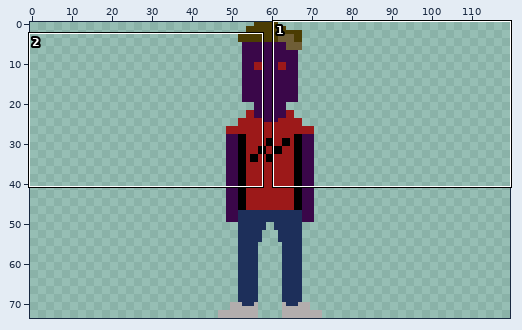
Two states of a sprite sheet, graphics/demon.png. Above, an overview of the earlier version with the close-up marked.
Close-up. Before:
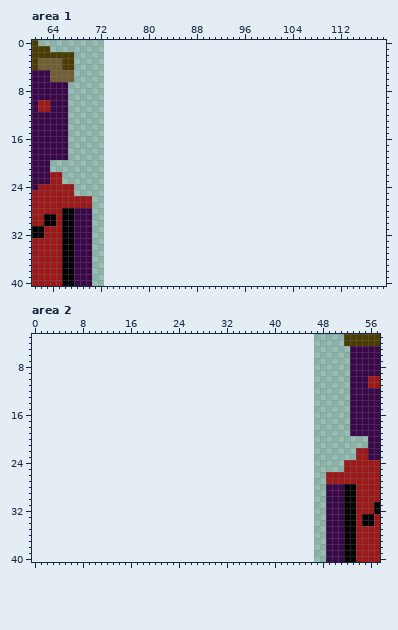
The file is 26x74 pixels. Shown: area 1: x 61..119, y 0..40; area 2: x 0..57, y 3..40. The old version is drawn lined up with the new one, on the new canvas.
New version:
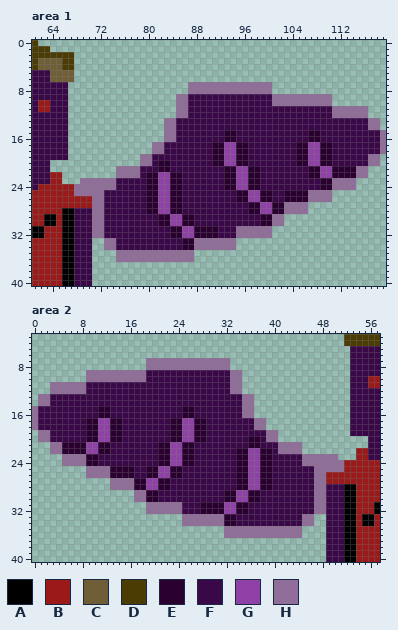
Palette (. is transparent): A #000000  B #9c1919  C #6f5e36  D #4b3c03  E #2a0031  F #3a0749  G #9041a7  H #916d9a
From old to new:
canvas 26x74 -> 120x74, the old top-left corner now at 47,0
--- area 1
@@ x 61..119 @@
  6 FFFCCCC....................................................
- 7 FFFFFF.....................................................
- 8 FFFFFF.....................................................
- 9 FFFFFF.....................................................
-10 FBBFFF.....................................................
-11 FBBFFF.....................................................
-12 FFFFFF.....................................................
-13 FFFFFF.....................................................
-14 FFFFFF.....................................................
-15 FFFFFF.....................................................
-16 FFFFFF.....................................................
-17 FFFFFF.....................................................
-18 FFFFFF.....................................................
-19 FFFFFF.....................................................
-20 FFF........................................................
-21 FFF........................................................
-22 FFFBB......................................................
-23 FFFBB......................................................
-24 FBBBBBB....................................................
-25 BBBBBBB....................................................
-26 BBBBBBBBBB.................................................
-27 BBBBBBBBBB.................................................
-28 BBBBBAAFFF.................................................
-29 BBAABAAFFF.................................................
-30 BBAABAAFFF.................................................
-31 AABBBAAFFF.................................................
-32 AABBBAAFFF.................................................
-33 BBBBBAAFFF.................................................
-34 BBBBBAAFFF.................................................
-35 BBBBBAAFFF.................................................
-36 BBBBBAAFFF.................................................
+ 7 FFFFFF....................HHHHHHHHHHHHHH...................
+ 8 FFFFFF....................HHHHHHHHHHHHHH...................
+ 9 FFFFFF..................HHFFFFFFFFFFFFFFHHHHHHHHHH.........
+10 FBBFFF..................HHFFFFFFFFFFFFFFHHHHHHHHHH.........
+11 FBBFFF..................HHFFFFFFFFFFFFFFFFFFFFFFFFHHHHHH...
+12 FFFFFF..................HHFFFFFFFFFFFFFFFFFFFFFFFFHHHHHH...
+13 FFFFFF................HHFFFFFFFFFFFFFFFFFFFFFFFFFFFFFFFFHH.
+14 FFFFFF................HHFFFFFFFFFFFFFFFFFFFFFFFFFFFFFFFFHH.
+15 FFFFFF................HHFFFFFFFFEEFFFFFFFFFFFFEEFFFFFFFFFFH
+16 FFFFFF................HHFFFFFFFFEEFFFFFFFFFFFFEEFFFFFFFFFFH
+17 FFFFFF..............HHFFFFFFFFEEGGEEFFFFFFFFEEGGEEFFFFFFFFH
+18 FFFFFF..............HHFFFFFFFFEEGGEEFFFFFFFFEEGGEEFFFFFFFFH
+19 FFFFFF............HHFFFFFFFFFFEEGGEEFFFFFFFFEEGGEEFFFFFFHH.
+20 FFF...............HHFEEFFFFFFFEEGGEEFFFFFFFFEEGGEEFFFFFFHH.
+21 FFF...........HHHHFFFEEFFFFFFFFFEEGGEEFFFFFFFFEEGGEEEEHH...
+22 FFFBB.........HHHHFEEGGEEFFFFFFFEEGGEEFFFFFFFFEEGGEEEEHH...
+23 FFFBB...HHHHHHFFFFFEEGGEEFFFFFFFEEGGEEFFFFFFFFFFEEHHHH.....
+24 FBBBBBBHHHHHHHFFFFFEEGGEEFFFFFFFEEGGEEFFFFFFFFFFEEHHHH.....
+25 BBBBBBBHHHHHFFFFFFFEEGGEEFFFFFFFFFEEGGEEFFEEEEHHHH.........
+26 BBBBBBBBBBHHFFFFFFFEEGGEEFFFFFFFFFEEGGEEFFEEEEHHHH.........
+27 BBBBBBBBBBHHFFFFFFFEEGGEEFFFFFFFFFFFEEGGEEHHHH.............
+28 BBBBBAAFFFHHFFFFFFFEEGGEEFFFFFFFFFFFEEGGEEHHHH.............
+29 BBAABAAFFFHHFFFFFFFFFEEGGEEFFFFFFFFFFFEEHH.................
+30 BBAABAAFFFHHFFFFFFFFFEEGGEEFFFFFFFFFFFEEHH.................
+31 AABBBAAFFFHHFFFFFFFFFFFEEGGEEEEFFFHHHHHH...................
+32 AABBBAAFFFHHFFFFFFFFFFFEEGGEEEEFFFHHHHHH...................
+33 BBBBBAAFFF..HHFFFFFFFFFFFEEHHHHHHH.........................
+34 BBBBBAAFFF..HHFFFFFFFFFFFEEHHHHHHH.........................
+35 BBBBBAAFFF....HHHHHHHHHHHHH................................
+36 BBBBBAAFFF....HHHHHHHHHHHHH................................
 37 BBBBBAAFFF.................................................
--- area 2
@@ x 0..57 @@
  6 .....................................................FFFFF
- 7 .....................................................FFFFF
- 8 .....................................................FFFFF
- 9 .....................................................FFFFF
-10 .....................................................FFFBB
-11 .....................................................FFFBB
-12 .....................................................FFFFF
-13 .....................................................FFFFF
-14 .....................................................FFFFF
-15 .....................................................FFFFF
-16 .....................................................FFFFF
-17 .....................................................FFFFF
-18 .....................................................FFFFF
-19 .....................................................FFFFF
-20 ........................................................FF
-21 ........................................................FF
-22 ......................................................BBFF
-23 ......................................................BBFF
-24 ....................................................BBBBBB
-25 ....................................................BBBBBB
-26 .................................................BBBBBBBBB
-27 .................................................BBBBBBBBB
-28 .................................................FFFAABBBB
-29 .................................................FFFAABBBB
-30 .................................................FFFAABBBB
-31 .................................................FFFAABBBA
-32 .................................................FFFAABBBA
-33 .................................................FFFAABAAB
-34 .................................................FFFAABAAB
-35 .................................................FFFAABBBB
-36 .................................................FFFAABBBB
+ 7 ...................HHHHHHHHHHHHHH....................FFFFF
+ 8 ...................HHHHHHHHHHHHHH....................FFFFF
+ 9 .........HHHHHHHHHHFFFFFFFFFFFFFFHH..................FFFFF
+10 .........HHHHHHHHHHFFFFFFFFFFFFFFHH..................FFFBB
+11 ...HHHHHHFFFFFFFFFFFFFFFFFFFFFFFFHH..................FFFBB
+12 ...HHHHHHFFFFFFFFFFFFFFFFFFFFFFFFHH..................FFFFF
+13 .HHFFFFFFFFFFFFFFFFFFFFFFFFFFFFFFFFHH................FFFFF
+14 .HHFFFFFFFFFFFFFFFFFFFFFFFFFFFFFFFFHH................FFFFF
+15 HFFFFFFFFFFEEFFFFFFFFFFFFEEFFFFFFFFHH................FFFFF
+16 HFFFFFFFFFFEEFFFFFFFFFFFFEEFFFFFFFFHH................FFFFF
+17 HFFFFFFFFEEGGEEFFFFFFFFEEGGEEFFFFFFFFHH..............FFFFF
+18 HFFFFFFFFEEGGEEFFFFFFFFEEGGEEFFFFFFFFHH..............FFFFF
+19 .HHFFFFFFEEGGEEFFFFFFFFEEGGEEFFFFFFFFFFHH............FFFFF
+20 .HHFFFFFFEEGGEEFFFFFFFFEEGGEEFFFFFFFEEFHH...............FF
+21 ...HHEEEEGGEEFFFFFFFFEEGGEEFFFFFFFFFEEFFFHHHH...........FF
+22 ...HHEEEEGGEEFFFFFFFFEEGGEEFFFFFFFEEGGEEFHHHH.........BBFF
+23 .....HHHHEEFFFFFFFFFFEEGGEEFFFFFFFEEGGEEFFFFFHHHHHH...BBFF
+24 .....HHHHEEFFFFFFFFFFEEGGEEFFFFFFFEEGGEEFFFFFHHHHHHHBBBBBB
+25 .........HHHHEEEEFFEEGGEEFFFFFFFFFEEGGEEFFFFFFFHHHHHBBBBBB
+26 .........HHHHEEEEFFEEGGEEFFFFFFFFFEEGGEEFFFFFFFHHBBBBBBBBB
+27 .............HHHHEEGGEEFFFFFFFFFFFEEGGEEFFFFFFFHHBBBBBBBBB
+28 .............HHHHEEGGEEFFFFFFFFFFFEEGGEEFFFFFFFHHFFFAABBBB
+29 .................HHEEFFFFFFFFFFFEEGGEEFFFFFFFFFHHFFFAABBBB
+30 .................HHEEFFFFFFFFFFFEEGGEEFFFFFFFFFHHFFFAABBBB
+31 ...................HHHHHHFFFEEEEGGEEFFFFFFFFFFFHHFFFAABBBA
+32 ...................HHHHHHFFFEEEEGGEEFFFFFFFFFFFHHFFFAABBBA
+33 .........................HHHHHHHEEFFFFFFFFFFFHH..FFFAABAAB
+34 .........................HHHHHHHEEFFFFFFFFFFFHH..FFFAABAAB
+35 ................................HHHHHHHHHHHHH....FFFAABBBB
+36 ................................HHHHHHHHHHHHH....FFFAABBBB
 37 .................................................FFFAABBBB
